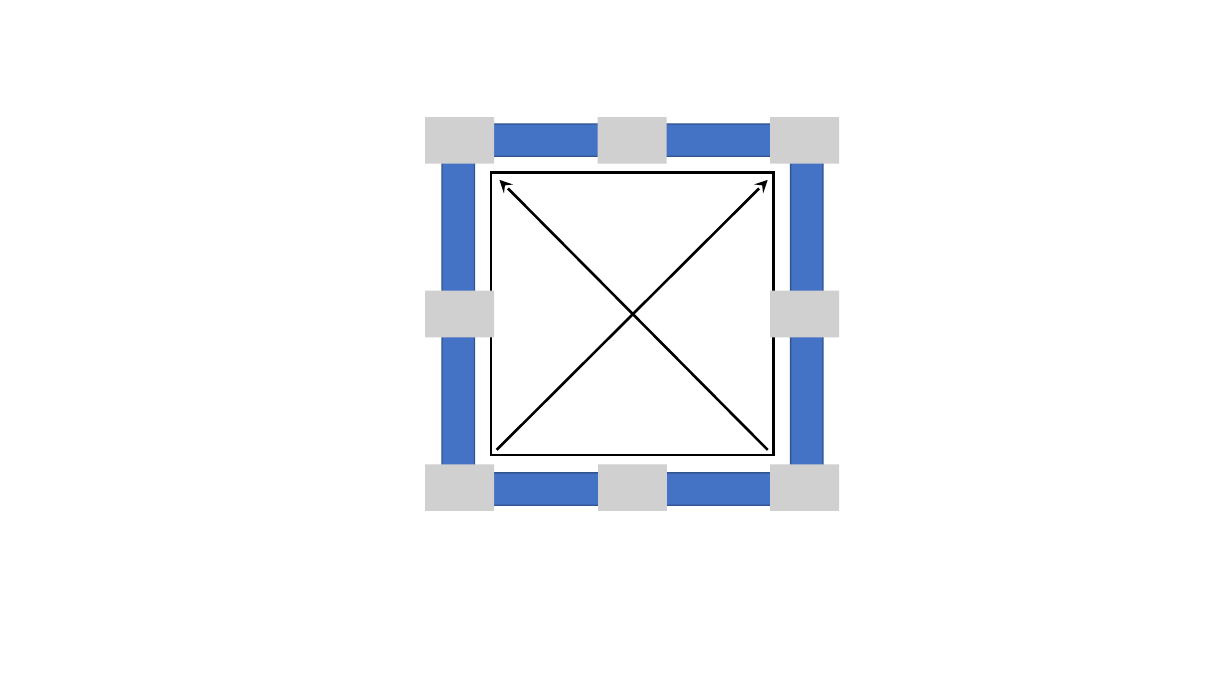
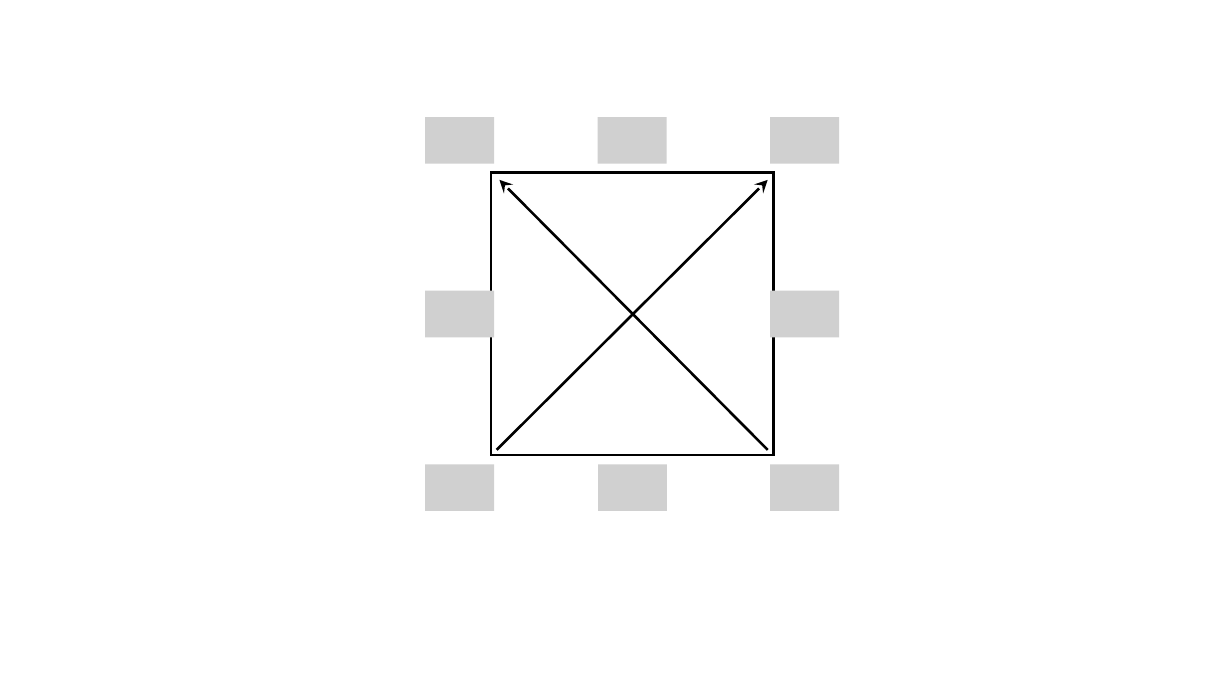
Before and after one commit to gravmath/BlogWyrm, a slide deck: slide 1 of Posts/2021/Feb/UndertheHood/Thermo_square_02(Feb)_2021.pptx. Drawn at 1232x693 pixels with LibreOffice and Linux fonts; fonts in the diff are those of the drawing; grey boxes stand for pictures. Boxes give left, top, right and bottom in pixels: in the first picture for what was removed or moved away, otherwise in the second. Text is boxed around its words. In the diff, an @@ line names an element or a change of style, - is before the commit and + after.

```diff
--- a/Posts/2021/Feb/UndertheHood/Thermo_square_02(Feb)_2021.pptx
+++ b/Posts/2021/Feb/UndertheHood/Thermo_square_02(Feb)_2021.pptx
@@ freeform shape removed at box(442, 123, 823, 505) @@
@@ freeform shape removed at box(442, 124, 823, 505) @@
```
Also in this commit, not shown: 1 slide added, 7 other files.
